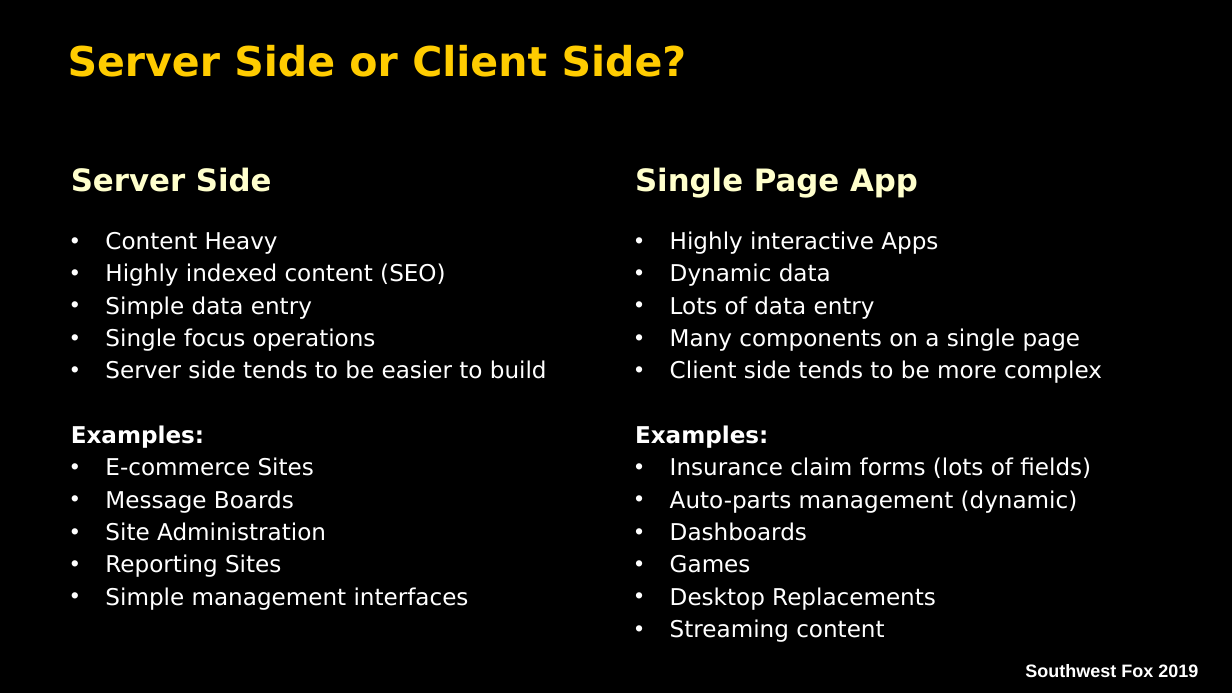
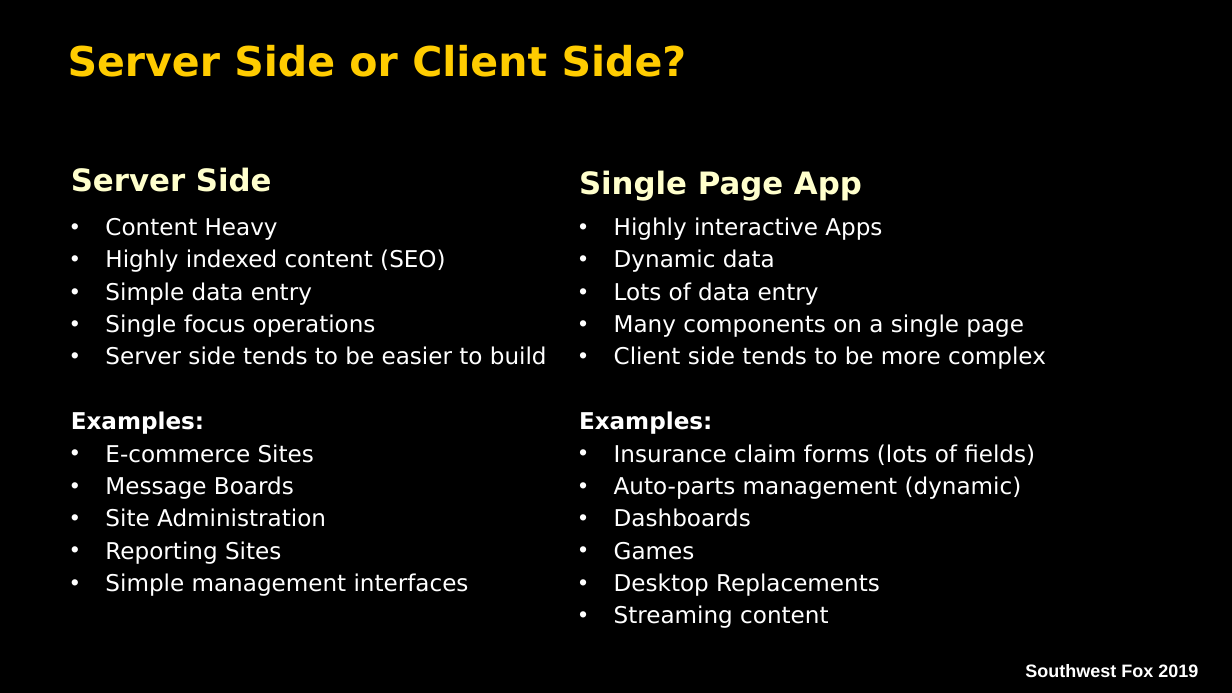
Before and after one commit to RickStrahl/SWFOX2019_Vue, a slide deck: slide 2 of Documents/Strahl_VueEnhanceWebApplications.pptx. Drawn at 1232x693 pixels with LibreOffice and Linux fonts; fonts in the diff are those of the drawing; background and template pictures are left out. Boxes give left, top, right and bottom in pixels: in the first picture for what was removed or moved away, otherwise in the second. Text is boxed around its words. In the diff, an @@ line names an element or a change of style, - is before the commit and + after.

```diff
--- a/Documents/Strahl_VueEnhanceWebApplications.pptx
+++ b/Documents/Strahl_VueEnhanceWebApplications.pptx
@@ text "Single Page App" moved from (x1=635, y1=167, x2=918, y2=198) to (x1=579, y1=170, x2=862, y2=201) @@
@@ text "Content Heavy" moved from (x1=71, y1=232, x2=547, y2=610) to (x1=71, y1=218, x2=547, y2=596) @@
@@ text "Highly interactive Apps" rewrapped from (x1=635, y1=231, x2=1102, y2=610) to (x1=579, y1=217, x2=1046, y2=628) @@
```
Also in this commit, not shown: 11 other slides changed, 1 slide added, 24 other files.
